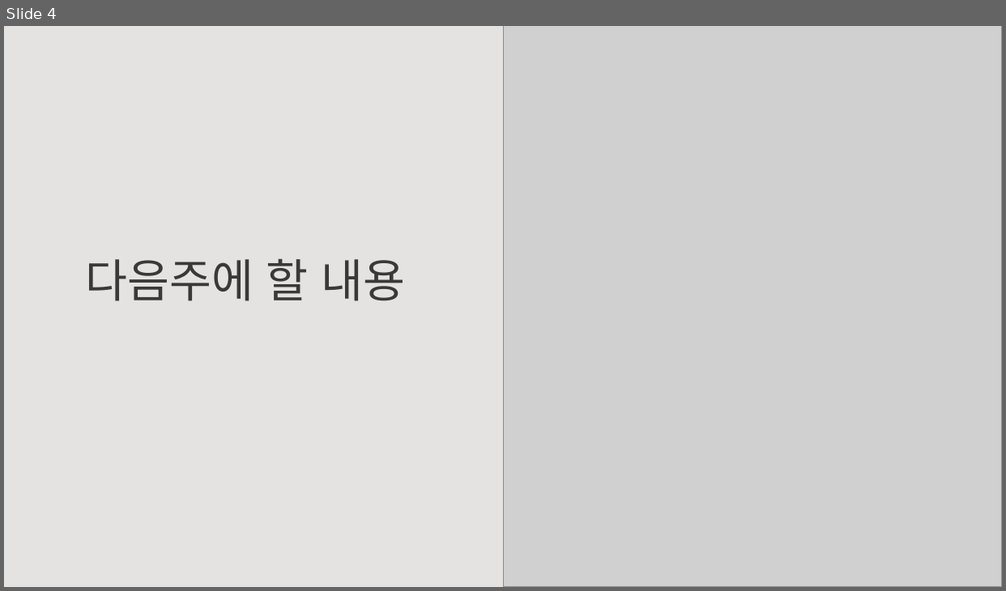
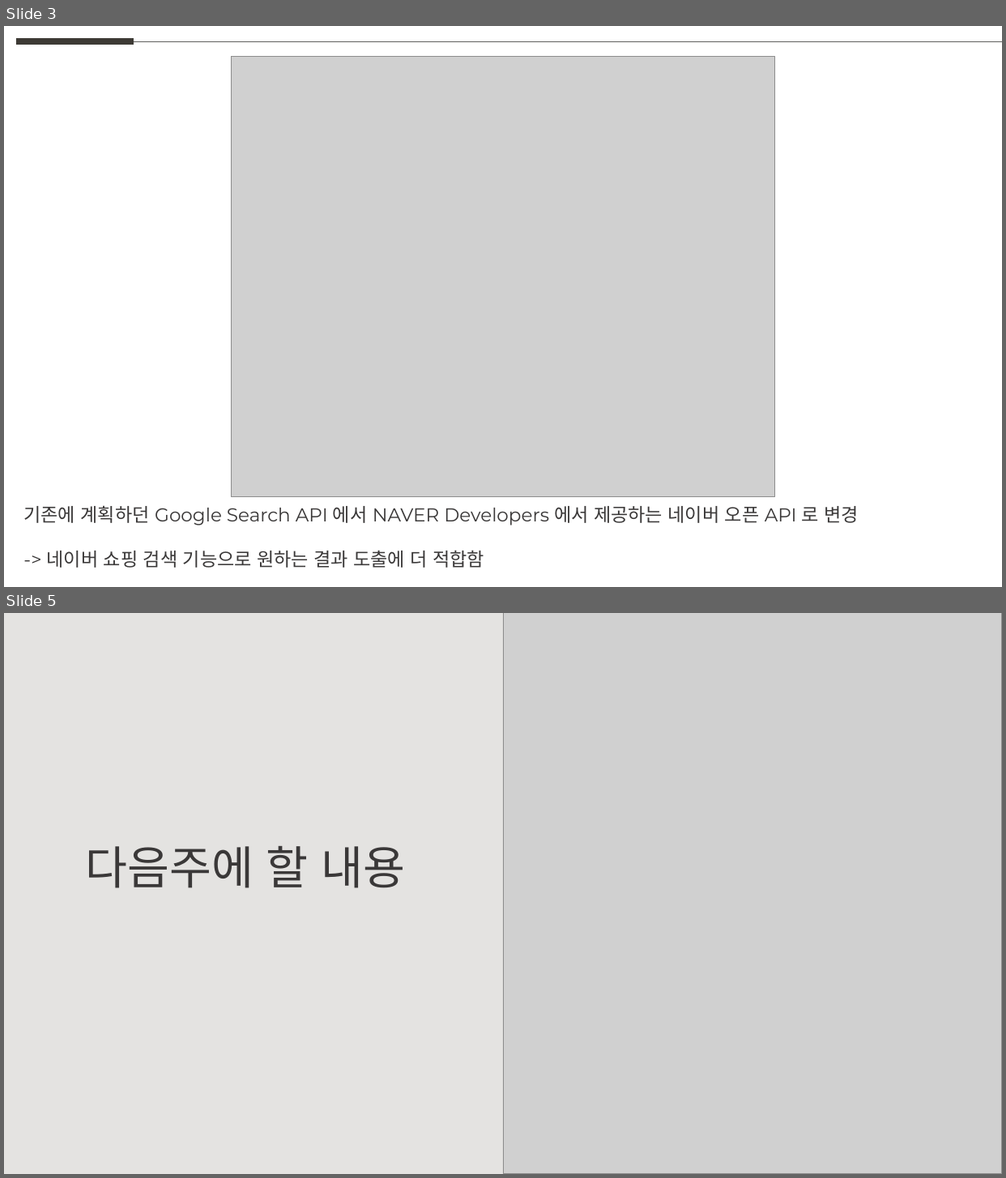
Before and after one commit to weaknessHero/Project_AvatarS, a slide deck: 발표자료/업데이트/LJJppt.pptx. Shown one above the other, each under a label of ours: slide 4 before the commit, slides 3 and 5 after it; the slides between them are not shown. The pictures are 1006x591 and 1006x1178 pixels, drawn with LibreOffice and Linux fonts; fonts in the diff are those of the drawing; grey boxes stand for pictures. Boxes give left, top, right and bottom in pixels: in the first picture for what was removed or moved away, otherwise in the second. Text is boxed around its words. In the diff, an @@ line names an element or a change of style, - is before the commit and + after.

```diff
--- a/발표자료/업데이트/LJJppt.pptx
+++ b/발표자료/업데이트/LJJppt.pptx
@@ slide 3 added at <box>4,26,1002,587</box>, background #FFFFFF @@
@@ line added from (17, 41) to (134, 41), #3D3A35 6 pt @@
@@ line added from (134, 41) to (1002, 41), #5F5F5D 0.5 pt @@
@@ picture added at <box>232,57,775,497</box> @@
@@ text added at <box>23,506,859,568</box>, 18 pt, text #3A3838 @@
+기존에 계획하던 Google Search API 에서 NAVER Developers 에서 제공하는 네이버 오픈 API 로 변경
+-> 네이버 쇼핑 검색 기능으로 원하는 결과 도출에 더 적합함
@@ what was slide 4 is now slide 5 @@
```
Also in this commit, not shown: 1 slide changed, 1 other slide added, 1 slide removed.
